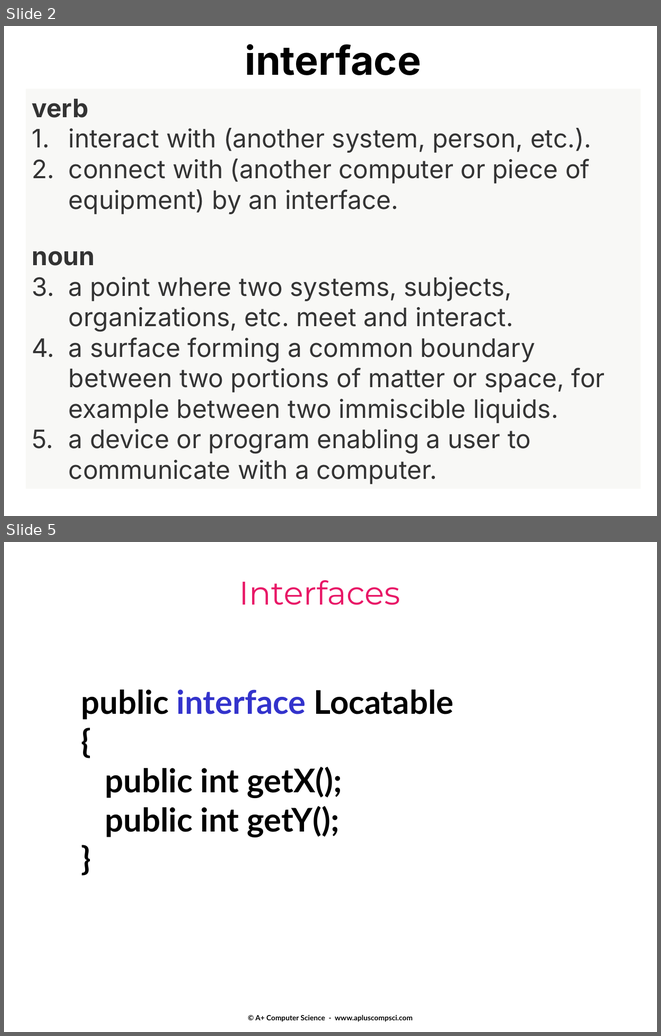
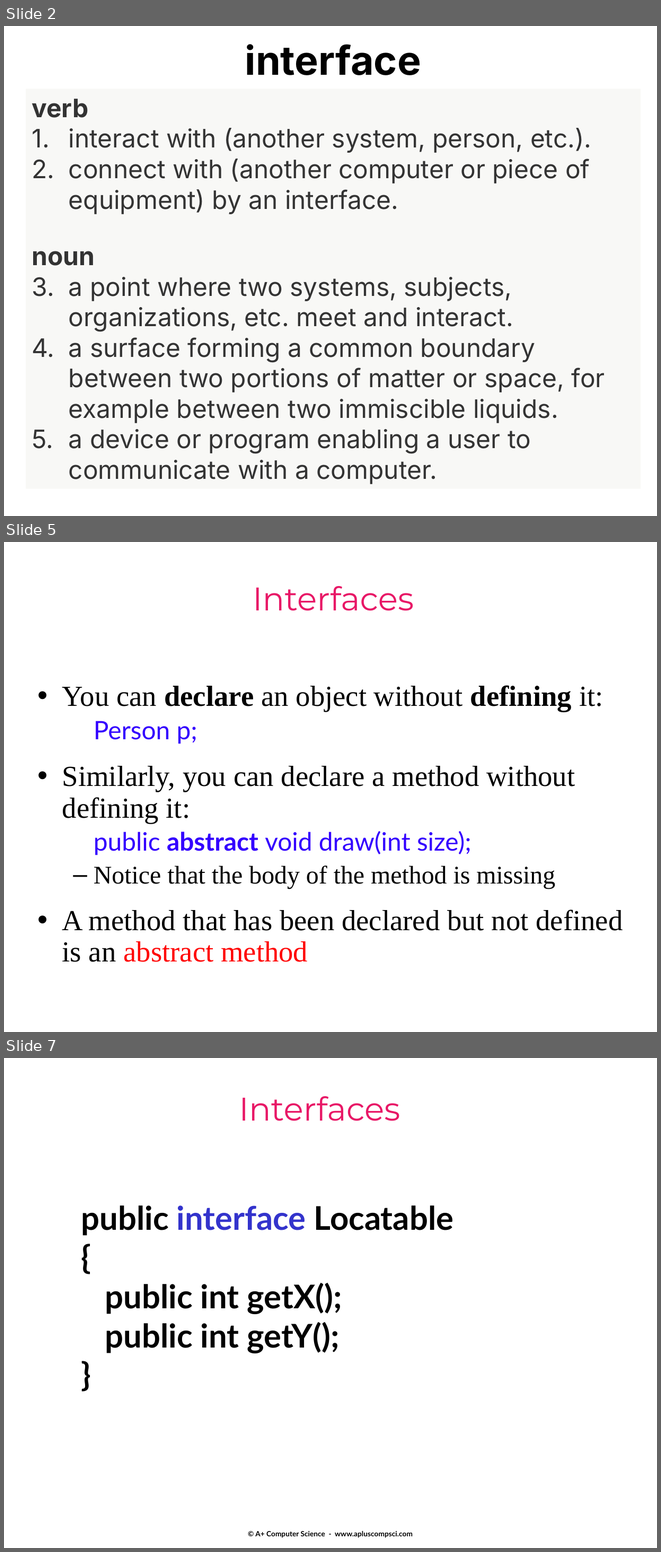
Before and after one commit to Cy-FairCS/cs3, a slide deck: u04b_interfaces/notes/_interfaces notes.pptx. Shown one above the other, each under a label of ours: slides 2 and 5 before the commit, slides 2, 5 and 7 after it; the slides between them are not shown. The pictures are 661x1036 and 661x1552 pixels, drawn with LibreOffice and Linux fonts; fonts in the diff are those of the drawing. Boxes give left, top, right and bottom in pixels: in the first picture for what was removed or moved away, otherwise in the second. Text is boxed around its words. In the diff, an @@ line names an element or a change of style, - is before the commit and + after.

```diff
--- a/u04b_interfaces/notes/_interfaces notes.pptx
+++ b/u04b_interfaces/notes/_interfaces notes.pptx
@@ slide 5 added at <box>4,542,657,1032</box>, background #FFFFFF @@
@@ text added at <box>253,586,414,611</box>, 36 pt, text gradient #A603AB to #E81766 to #EE3F17 to #FFFF00 to #1A8D48 to #0819FB @@
+Interfaces
@@ text added at <box>62,685,623,962</box>, 32 pt, text #000000 @@
+• You can declare an object without defining it:
+    Person p;
+• Similarly, you can declare a method without defining it:
+    public abstract void draw(int size);
+  – Notice that the body of the method is missing
+• A method that has been declared but not defined is an abstract method
@@ what was slide 5 is now slide 7 @@
```
Also in this commit, not shown: 6 slides changed, 5 other slides added.
